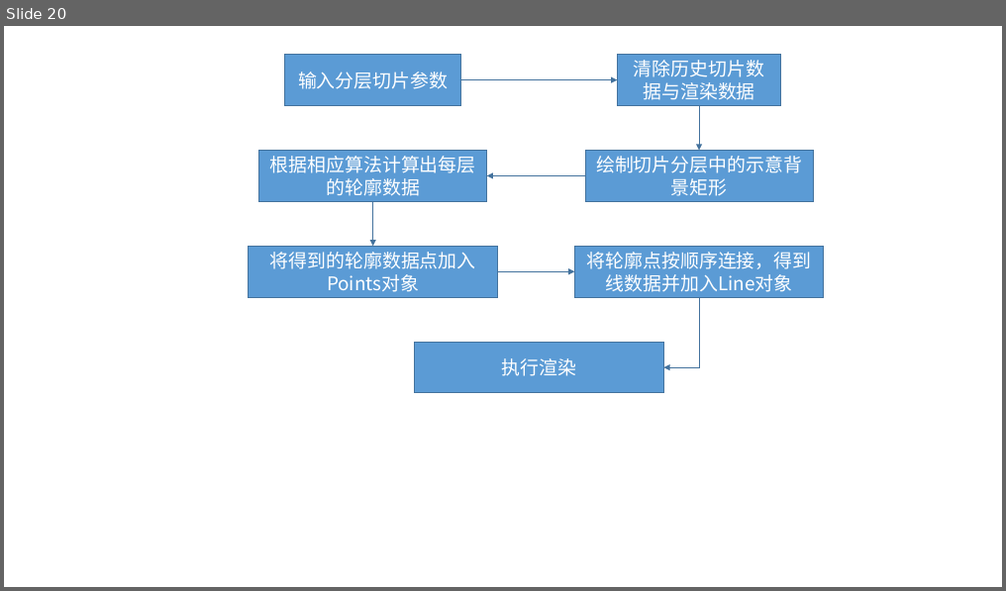
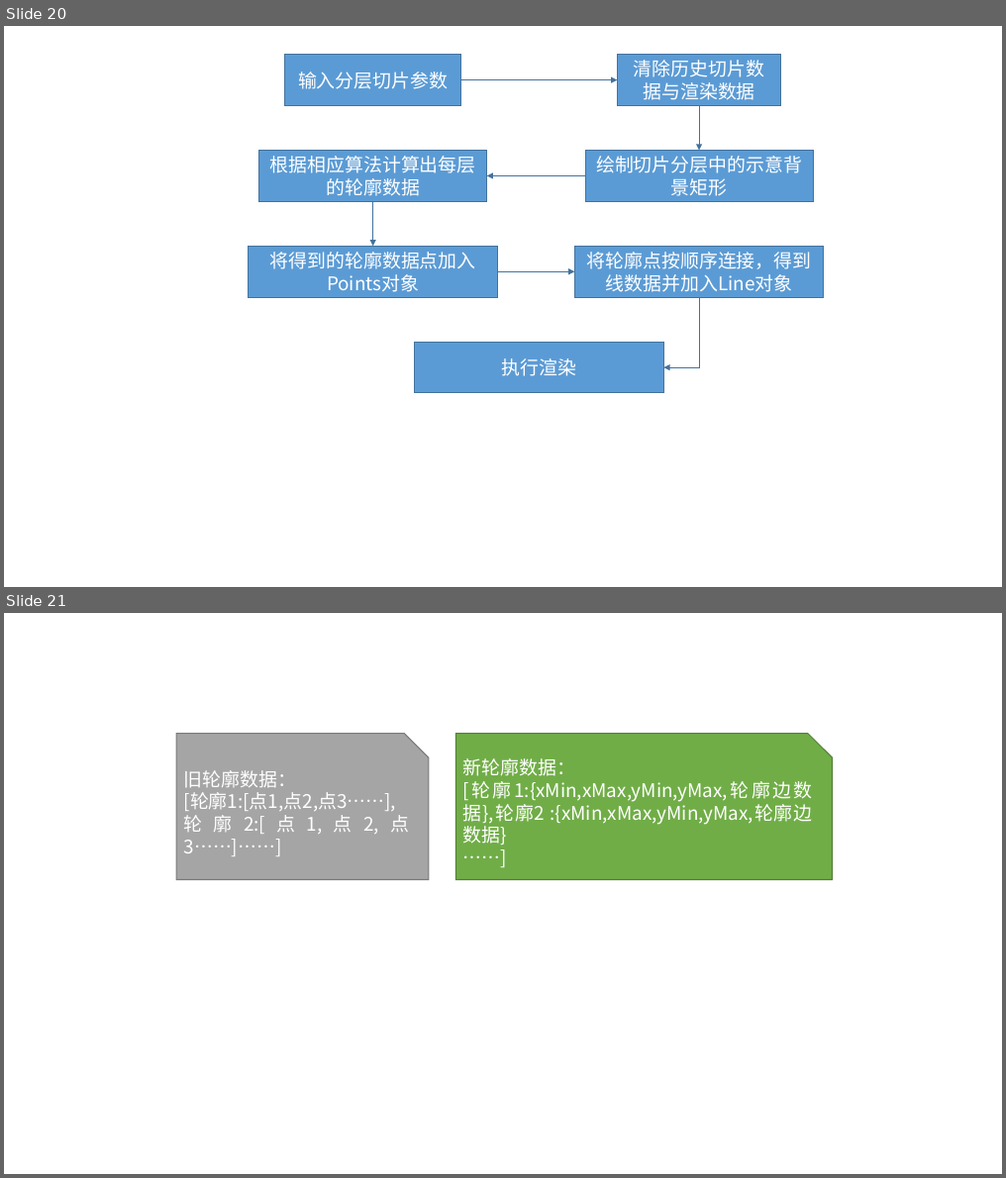
Before and after one commit to WutBottle/2021dissertation, a slide deck: 论文涉及图片.pptx. Shown one above the other, each under a label of ours: slide 20 before the commit, slides 20 and 21 after it. The pictures are 1006x591 and 1006x1178 pixels, drawn with LibreOffice and Linux fonts; fonts in the diff are those of the drawing. Boxes give left, top, right and bottom in pixels: in the first picture for what was removed or moved away, otherwise in the second. Text is boxed around its words. In the diff, an @@ line names an element or a change of style, - is before the commit and + after.

```diff
--- a/论文涉及图片.pptx
+++ b/论文涉及图片.pptx
@@ slide 21 added at (4,613,1002,1174), background #FFFFFF @@
@@ snip rect added at (176,734,429,880), fill #A5A5A5, outline #7A7A7A 1 pt, 18 pt, text #FFFFFF @@
+旧轮廓数据：
+[轮廓1:[点1,点2,点3……],
+轮廓2:[点1,点2,点3……]……]
@@ snip rect added at (456,734,833,880), fill #70AD47, outline #538035 1 pt, 18 pt, text #FFFFFF @@
+新轮廓数据：
+[轮廓1:{xMin,xMax,yMin,yMax,轮廓边数据},轮廓2 :{xMin,xMax,yMin,yMax,轮廓边数据}
+……]
```
Also in this commit, not shown: 2 other slides added, 1 other file.
